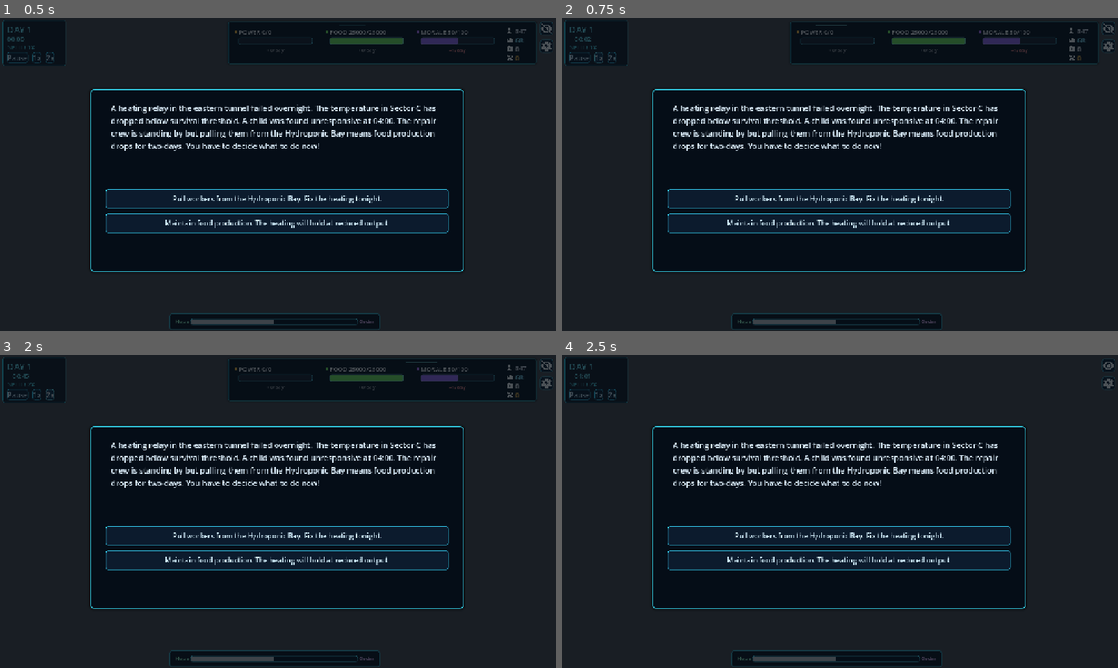
Above: before the commit, frames 1-4 (two rows, left to right).
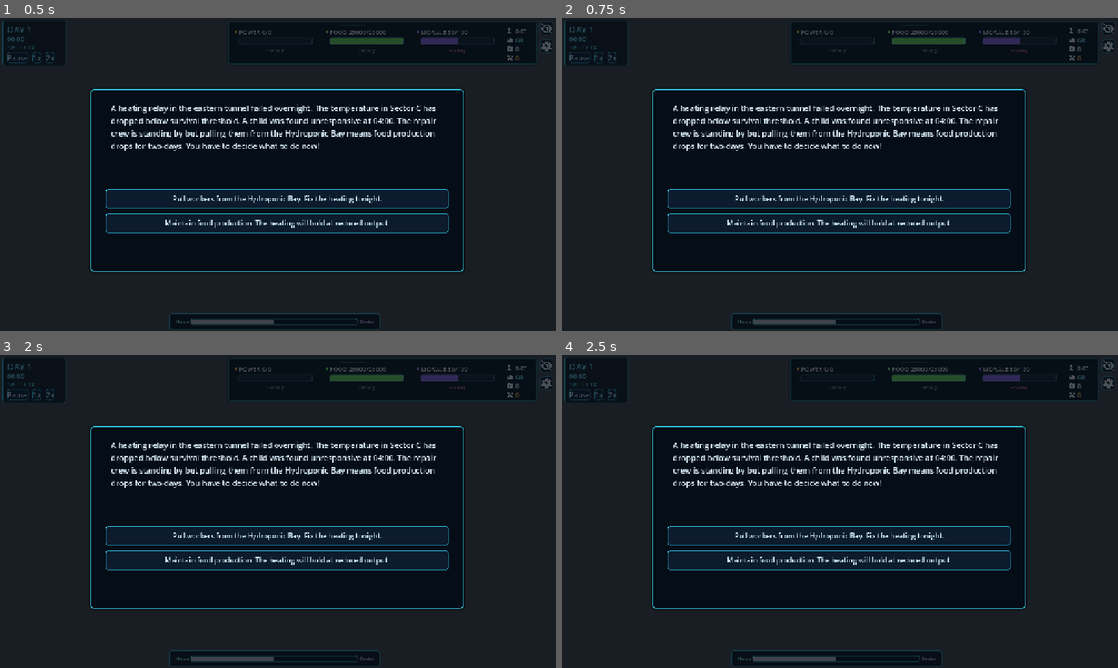
Above: after the commit, the same moments.

Repository: MLinh2407/godot-survival-city-builder-game
Game: Godot game, scene res://scenes/main/Main.tscn
Same seed, same stepped clock (60 frames per second), same inputs: the game is played once before the commit and once after it.
Inputs (mouse positions are in pixels of both pictures, inside the frame that each line leads up to):
- Up to frame 1 (0.5 s): no input
- Up to frame 2 (0.75 s): click "1x" at 0.5 s
- Up to frame 3 (2 s): click "2x" at 1.25 s
- Up to frame 4 (2.5 s): click (1106, 364) at 2 s

Frame 1 is identical in both runs. In frame 2, less than 0.1% of the frame differs, in the area x 1-52%, y 2-8%; in frame 3, less than 0.1%; in frame 4, 0.7%, in the area x 1-100%, y 1-14%.

Commit message:
fix mouse input when event card appear

Diff:
--- a/scripts/systems/DialogueEngine.gd
+++ b/scripts/systems/DialogueEngine.gd
@@ -156,8 +156,19 @@
 	if _dialogue_root:
 		_dialogue_root.visible = is_visible
 		_dialogue_root.process_mode = Node.PROCESS_MODE_ALWAYS
+		if is_visible:
+			_dialogue_root.mouse_filter = Control.MOUSE_FILTER_STOP
+			var _p = _dialogue_root.get_parent()
+			if _p:
+				_p.move_child(_dialogue_root, max(0, _p.get_child_count() - 1))
+		else:
+			_dialogue_root.mouse_filter = Control.MOUSE_FILTER_IGNORE
 	if _backdrop:
 		_backdrop.visible = is_visible
+		if is_visible:
+			_backdrop.mouse_filter = Control.MOUSE_FILTER_STOP
+		else:
+			_backdrop.mouse_filter = Control.MOUSE_FILTER_IGNORE
 	if _card_panel:
 		_card_panel.visible = is_visible
 	if _text_label:
--- a/scripts/ui/TopStripToggle.gd
+++ b/scripts/ui/TopStripToggle.gd
@@ -45,16 +45,32 @@
 func _ready() -> void:
 	# Collect all panel elements for animation
 	panel_elements = [
-		top_strip_panel, top_strip_glow, top_sweep_line,
-		power_marker, food_marker, morale_marker,
-		power_label, power_bar, power_rate_label,
-		food_label, food_bar, food_rate_label,
-		morale_label, morale_bar, morale_rate_label,
-		materials_icon, materials_label,
-		population_icon, population_label,
-		workers_icon, workers_label,
-		resource_divider_a, resource_divider_b, resource_divider_c,
-		sick_icon, disease_label
+		top_strip_panel,
+		top_strip_glow,
+		top_sweep_line,
+		power_marker,
+		food_marker,
+		morale_marker,
+		power_label,
+		power_bar,
+		power_rate_label,
+		food_label,
+		food_bar,
+		food_rate_label,
+		morale_label,
+		morale_bar,
+		morale_rate_label,
+		materials_icon,
+		materials_label,
+		population_icon,
+		population_label,
+		workers_icon,
+		workers_label,
+		resource_divider_a,
+		resource_divider_b,
+		resource_divider_c,
+		sick_icon,
+		disease_label,
 	]
 
 	hide_button.pressed.connect(_on_hide_ui_pressed)
@@ -220,18 +236,15 @@
 		call_deferred("_position_tooltip_at_mouse")
 	icon.scale = Vector2(1.08, 1.08)
 
-
 func _on_icon_mouse_exited(icon: Control) -> void:
 	if tooltip_panel:
 		tooltip_panel.visible = false
 	icon.scale = Vector2(1, 1)
 	last_hover_icon = null
 
-
 func _process(_delta: float) -> void:
 	if tooltip_panel and tooltip_panel.visible:
 		_position_tooltip_at_mouse()
-
 
 func _position_tooltip_at_mouse() -> void:
 	if not tooltip_panel:
